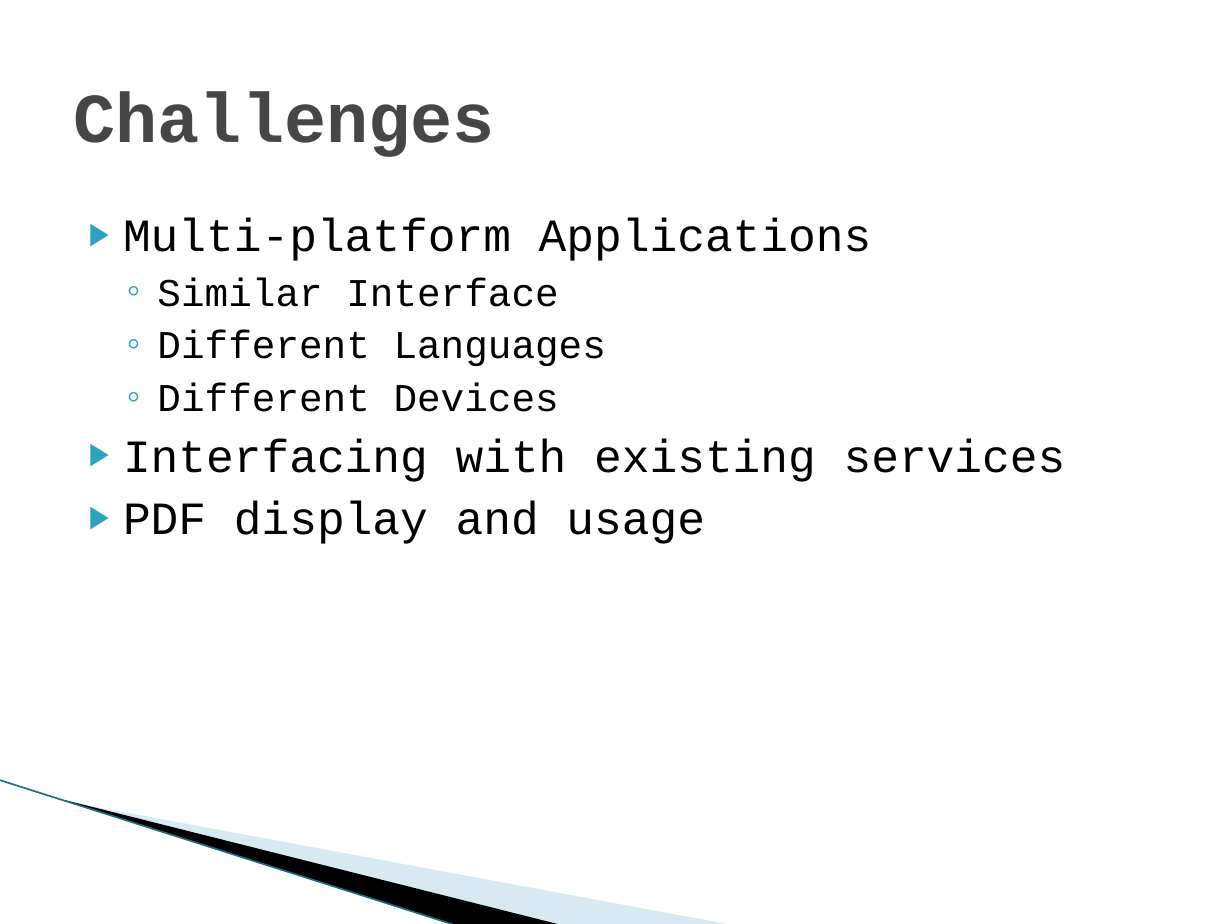
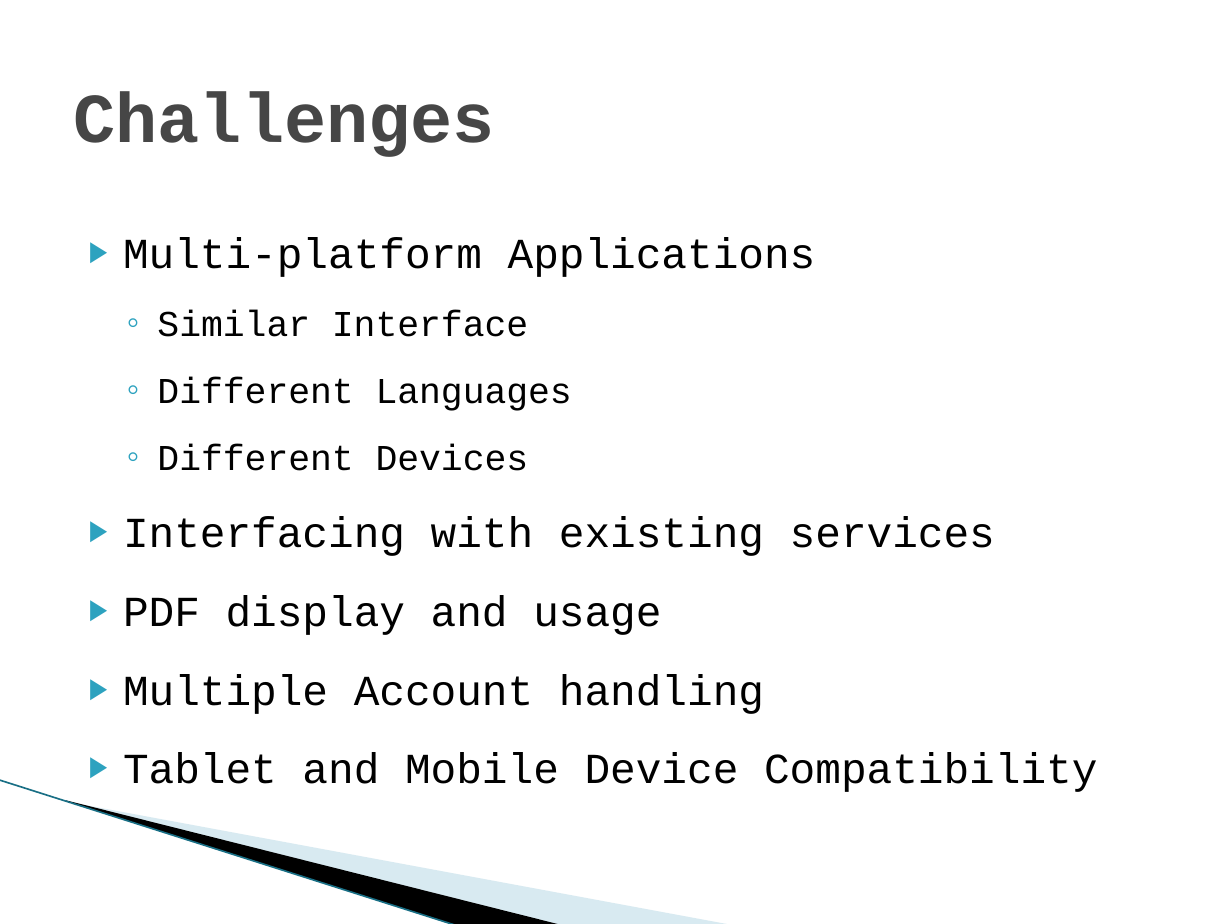
Before and after one commit to SDSMT-CSC/ECPMA, a slide deck: slide 5 of Documentation/Presentation1.pptx (slide 3 before the commit). Drawn at 1232x924 pixels with LibreOffice and Linux fonts; fonts in the diff are those of the drawing; background and template pictures are left out. Boxes give left, top, right and bottom in pixels: in the first picture for what was removed or moved away, otherwise in the second. Text is boxed around its words. In the diff, an @@ line names an element or a change of style, - is before the commit and + after.

```diff
--- a/Documentation/Presentation1.pptx
+++ b/Documentation/Presentation1.pptx
@@ text at box(123, 237, 995, 635): size 27 to 25 pt in "Multi-platform Applications", "Interfacing with existing services", "PDF display and usage"; size 23 to 21.3 pt in "Similar Interface", "Different Languages", "Different Devices"; line spacing 1 to 1.4 @@
@@ text at box(123, 674, 1097, 792): paragraphs added @@
+▶ Multiple Account handling
+▶ Tablet and Mobile Device Compatibility
```
Also in this commit, not shown: 5 other slides changed, 7 slides added, 2 slides removed, 4 other files.
